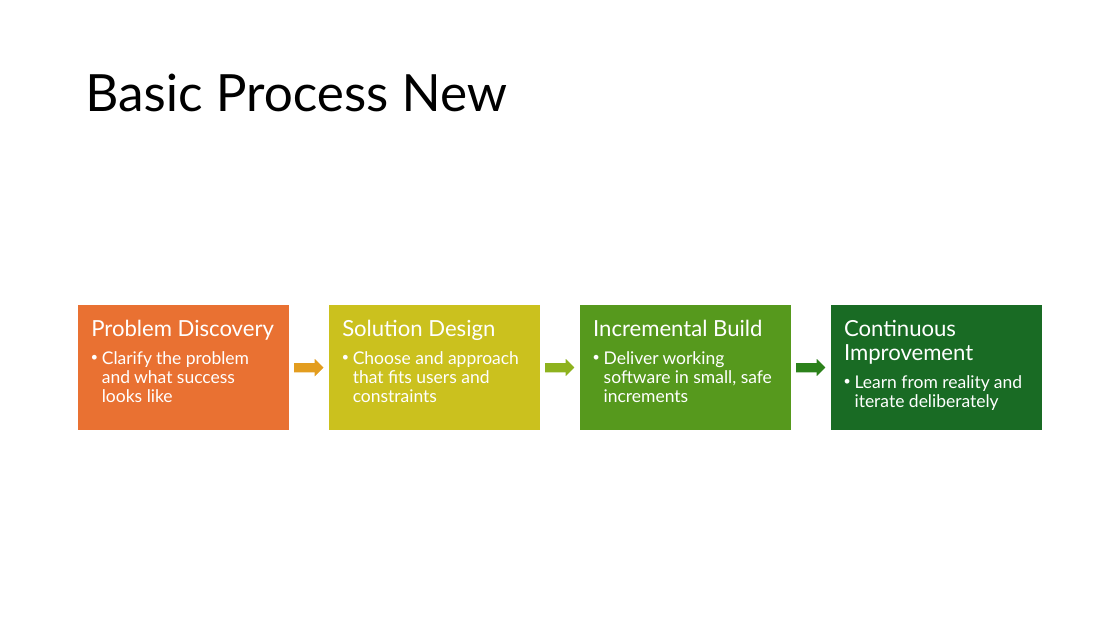
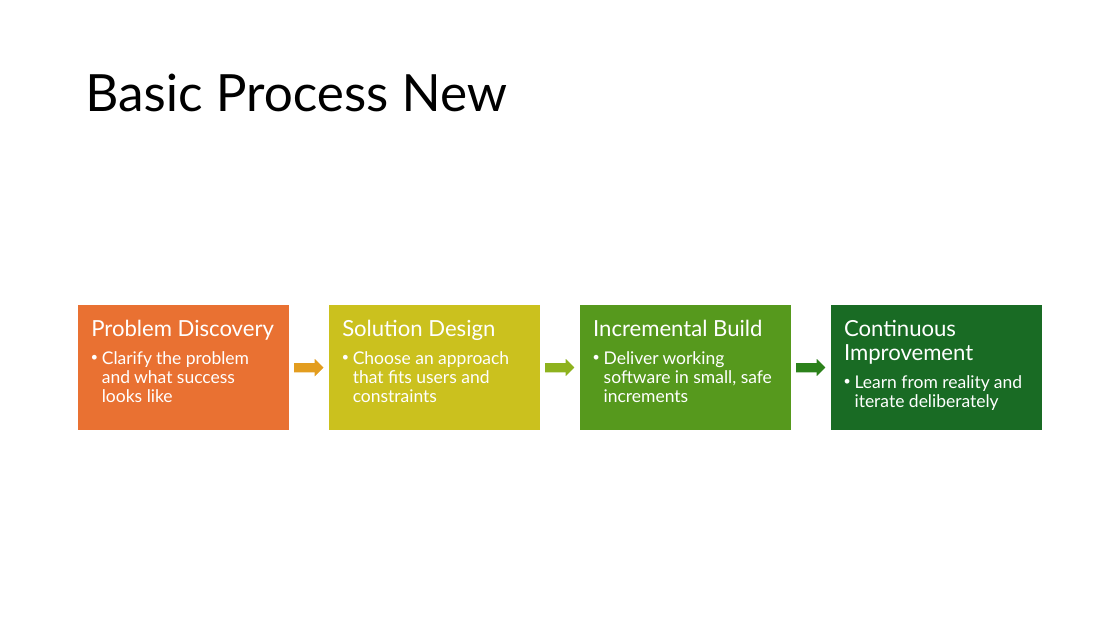
Before and after one commit to eNeRGy164/blog, a slide deck: slide 11 of public/wp-content/uploads/2026/02/hidden-smartart-layouts.pptx. Drawn at 1120x630 pixels with LibreOffice and Linux fonts; fonts in the diff are those of the drawing. Boxes give left, top, right and bottom in pixels: in the first picture for what was removed or moved away, otherwise in the second. Text is boxed around its words. In the diff, an @@ line names an element or a change of style, - is before the commit and + after.

```diff
--- a/public/wp-content/uploads/2026/02/hidden-smartart-layouts.pptx
+++ b/public/wp-content/uploads/2026/02/hidden-smartart-layouts.pptx
@@ text at bbox=[353, 351, 509, 402]: text changed @@
-  • Choose and approach that fits users and constraints
+  • Choose an approach that fits users and constraints
```
Also in this commit, not shown: 14 other slides changed, 16 other files.
